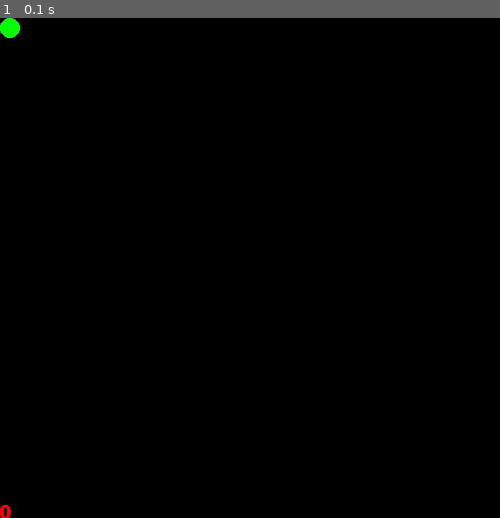
Above: before the commit, frame 1.
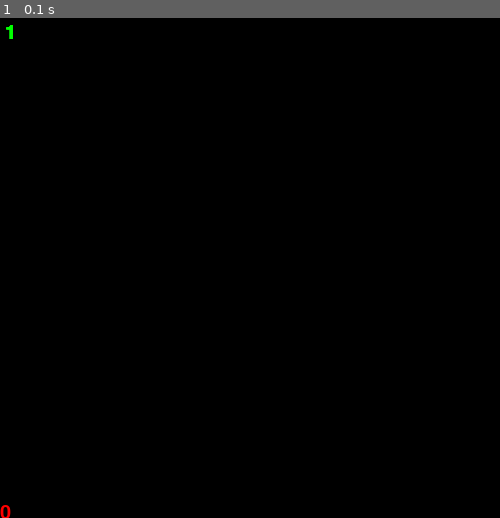
Above: after the commit, the same moment.

Repository: nils-nm/PyGame_clicker
Game: pygame game, started from clicker.py
Two runs of this game, one before a commit and one after it. Both use one fixed random seed, a clock stepped at 60 frames per second and the inputs below.
Inputs:
- Up to frame 1 (0.1 s): no input

The runs differ from the first frame. In frame 1, 0.1% of the frame differs, in the area x 0-4%, y 0-100%.

Commit message:
fixed blinking

Diff:
--- a/clicker.py
+++ b/clicker.py
@@ -23,12 +23,12 @@
 bust = 20
 BUST = False
 
-x1 = 10
-y1 = 10
-x2 = 50
-y2 = 10
-xb = 10
-yb = 50
+x1 = 5
+y1 = 5
+x2 = 45
+y2 = 5
+xb = 5
+yb = 45
 
 r = 10
 
@@ -44,11 +44,12 @@
 # FUNCTIONS-------------------------------------------------------------------------------------------------------------
 
 
-def draw(circle, text, x, y, value):
-    circle = circle
+def draw(g_text, text, x, y, value):
+    g_text = g_text
     text = text
-    if circle == 1:
-        pygame.draw.circle(screen, green, (x, y), r)
+    if g_text == 1:
+        game_text = fontOBJ.render(str(value), True, green)
+        screen.blit(game_text, (x, y))
     if text == 1:
         text_score = fontOBJ.render(str(value), True, red)
         screen.blit(text_score, (x, y))
@@ -59,6 +60,7 @@
 while run:
     keys = pygame.key.get_pressed()
     events = pygame.event.get()
+    pygame.draw.rect(screen, (0, 0, 0), (0, 400, 100, 200))
     draw(0, 1, 0, 485, score)
     # draw(0, 1, 0, 455, bust)
     for event in events:
@@ -67,25 +69,25 @@
         if keys[pygame.K_q]:
             run = False
         if score >= 0:
-            draw(1, 0, x1, x1, 0)
+            draw(1, 0, x1, x1, 1)
         if score >= 50:
-            draw(1, 0, x2, y2, 0)
+            draw(1, 0, x2, y2, 5)
         if score >= 100 and BUST is False:
-            draw(1, 0, xb, yb, 0)
+            draw(1, 0, xb, yb, "B")
         if event.type == pygame.MOUSEBUTTONDOWN:
-            if (event.pos[0] - x1) ** 2 + (event.pos[1] - y1) ** 2 < (r ** 2):
+            if (event.pos[0] - x1 - 5) ** 2 + (event.pos[1] - y1 - 5) ** 2 < (r ** 2):
                 score += 1
                 if BUST is True:
                     bust -= 1
-                screen.fill((0, 0, 0))
+
         if score >= 50 and event.type == pygame.MOUSEBUTTONDOWN:
-            if (event.pos[0] - x2) ** 2 + (event.pos[1] - y2) ** 2 < (r ** 2):
+            if (event.pos[0] - x2 - 5) ** 2 + (event.pos[1] - y2 - 5) ** 2 < (r ** 2):
                 score += 5
                 if BUST is True:
                     bust -= 5
-                screen.fill((0, 0, 0))
+
         if score >= 100 and event.type == pygame.MOUSEBUTTONDOWN and BUST is False:
-            if (event.pos[0] - xb) ** 2 + (event.pos[1] - yb) ** 2 < (r ** 2):
+            if (event.pos[0] - xb - 5) ** 2 + (event.pos[1] - yb - 5) ** 2 < (r ** 2):
                 score -= 100
                 screen.fill((0, 0, 0))
                 pygame.display.flip()
@@ -95,6 +97,8 @@
                 score += 20
                 bust += 20
 
+
+
     pygame.display.flip()
     clock.tick(FPS)
 
